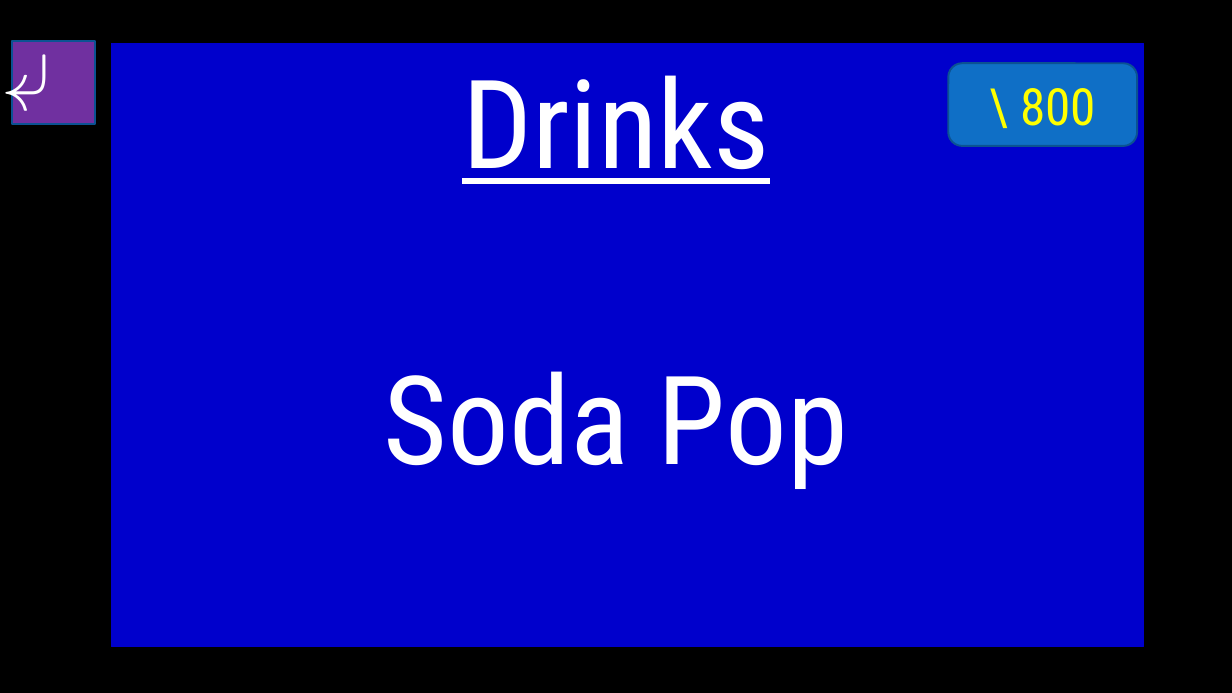
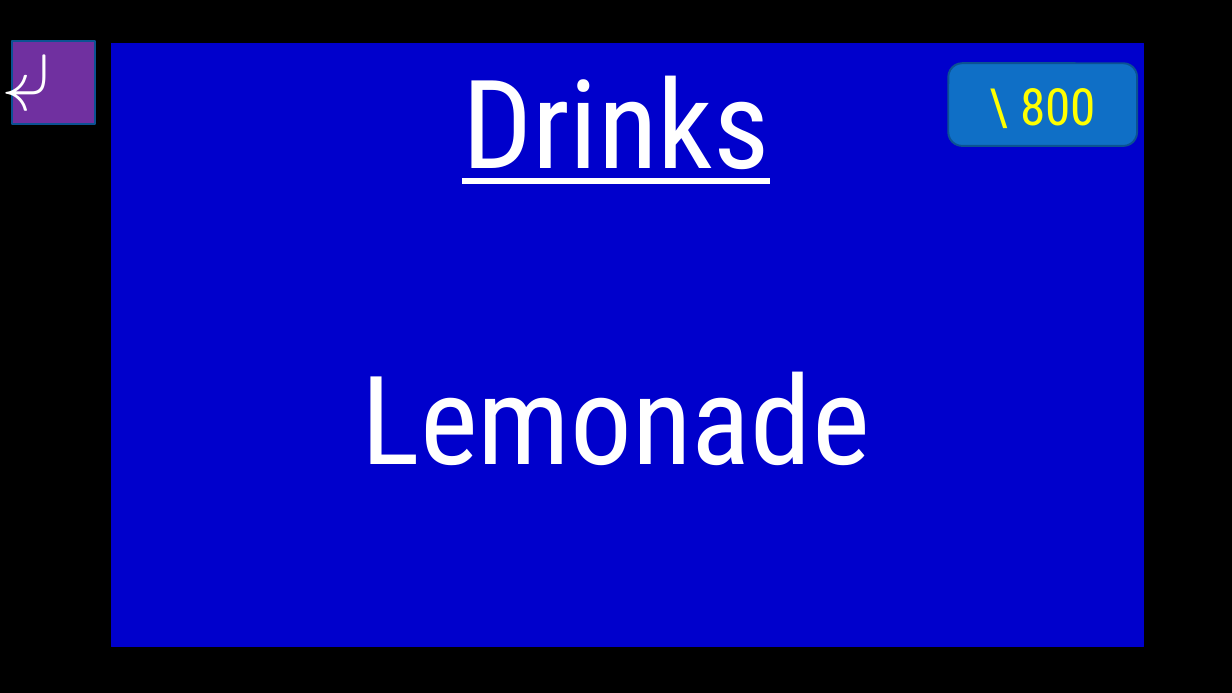
Before and after one commit to Gurichi/ALT_Materials, a slide deck: slide 30 of Jeopardy 5th Grade.pptx. Drawn at 1232x693 pixels with LibreOffice and Linux fonts; fonts in the diff are those of the drawing; background and template pictures are left out. Boxes give left, top, right and bottom in pixels: in the first picture for what was removed or moved away, otherwise in the second. Text is boxed around its words. In the diff, an @@ line names an element or a change of style, - is before the commit and + after.

```diff
--- a/Jeopardy 5th Grade.pptx
+++ b/Jeopardy 5th Grade.pptx
@@ text at (362,371,870,466): text changed @@
-Soda Pop
+Lemonade
```
Also in this commit, not shown: 40 other slides changed.
